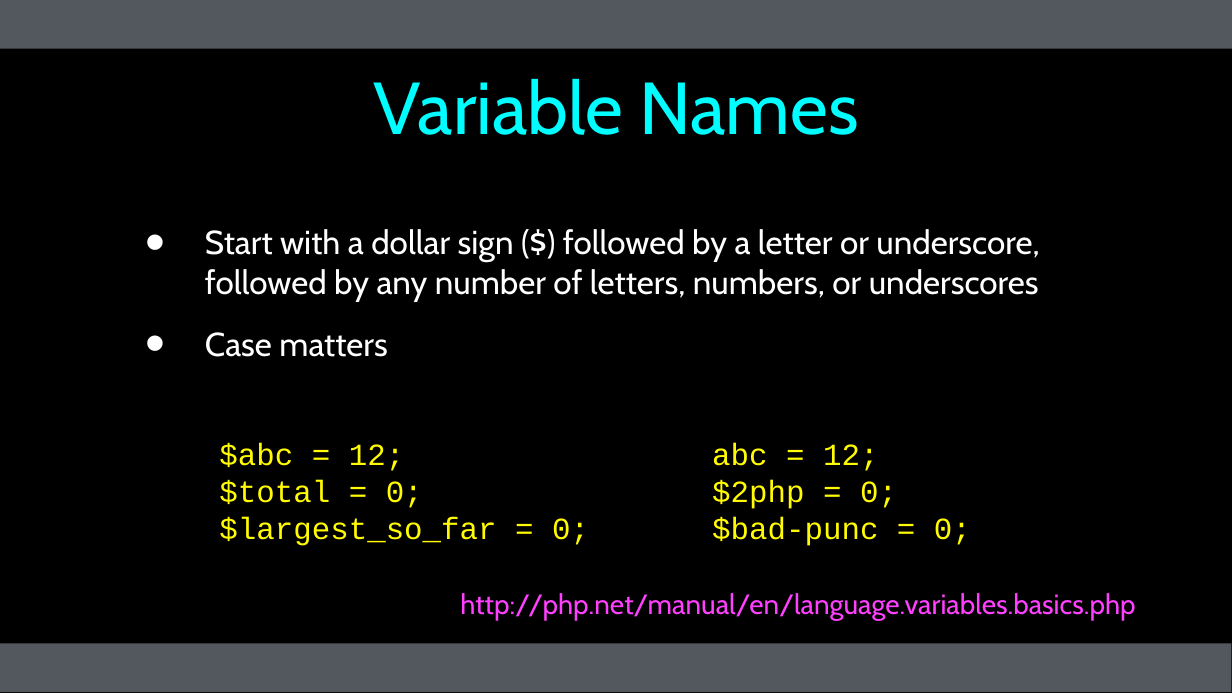
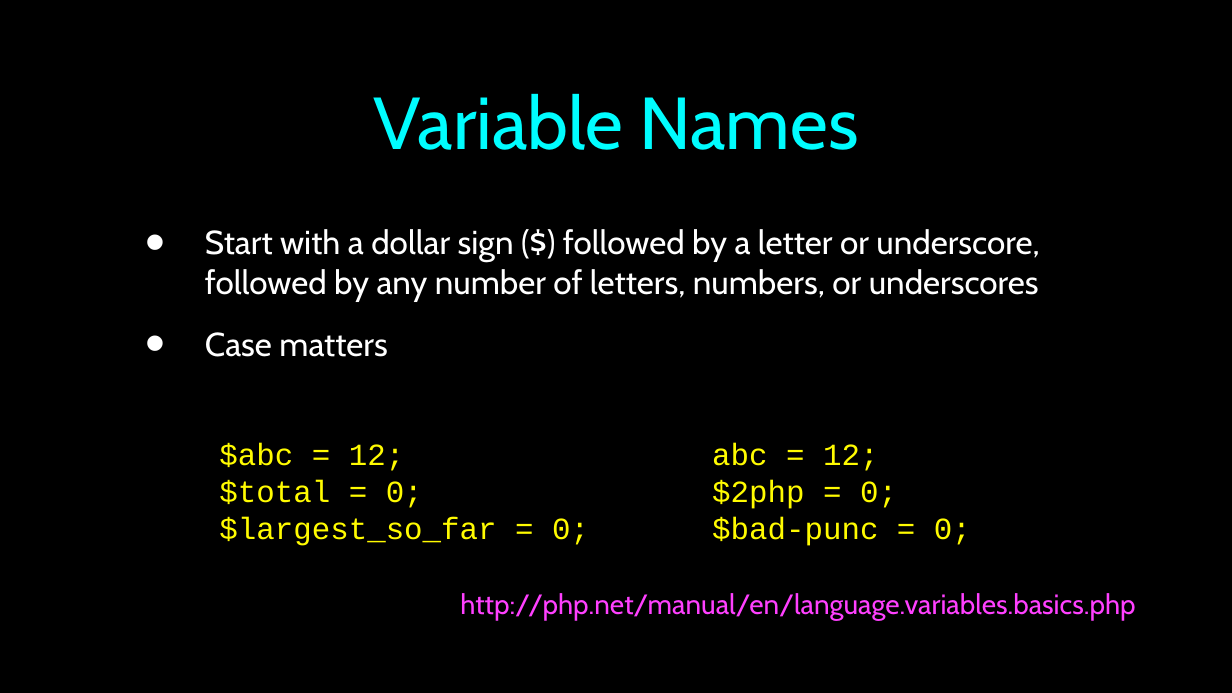
Before and after one commit to csev/wa4e, a slide deck: slide 8 of lectures/PHP-02-Overview.ppt. Drawn at 1232x693 pixels with LibreOffice and Linux fonts; fonts in the diff are those of the drawing. Boxes give left, top, right and bottom in pixels: in the first picture for what was removed or moved away, otherwise in the second. Text is boxed around its words. In the diff, an @@ line names an element or a change of style, - is before the commit and + after.

```diff
--- a/lectures/PHP-02-Overview.ppt
+++ b/lectures/PHP-02-Overview.ppt
@@ rectangle removed at bbox=[0, 0, 1232, 49] @@
@@ title "Variable Names": place and size @@
-title "Variable Names" at bbox=[374, 78, 859, 135]
+title "Variable Names" at bbox=[374, 93, 859, 150]
@@ rectangle at bbox=[0, 643, 1232, 692]: fill #53585F to #000000 @@
```
Also in this commit, not shown: 29 other slides changed, 1 slide removed.
